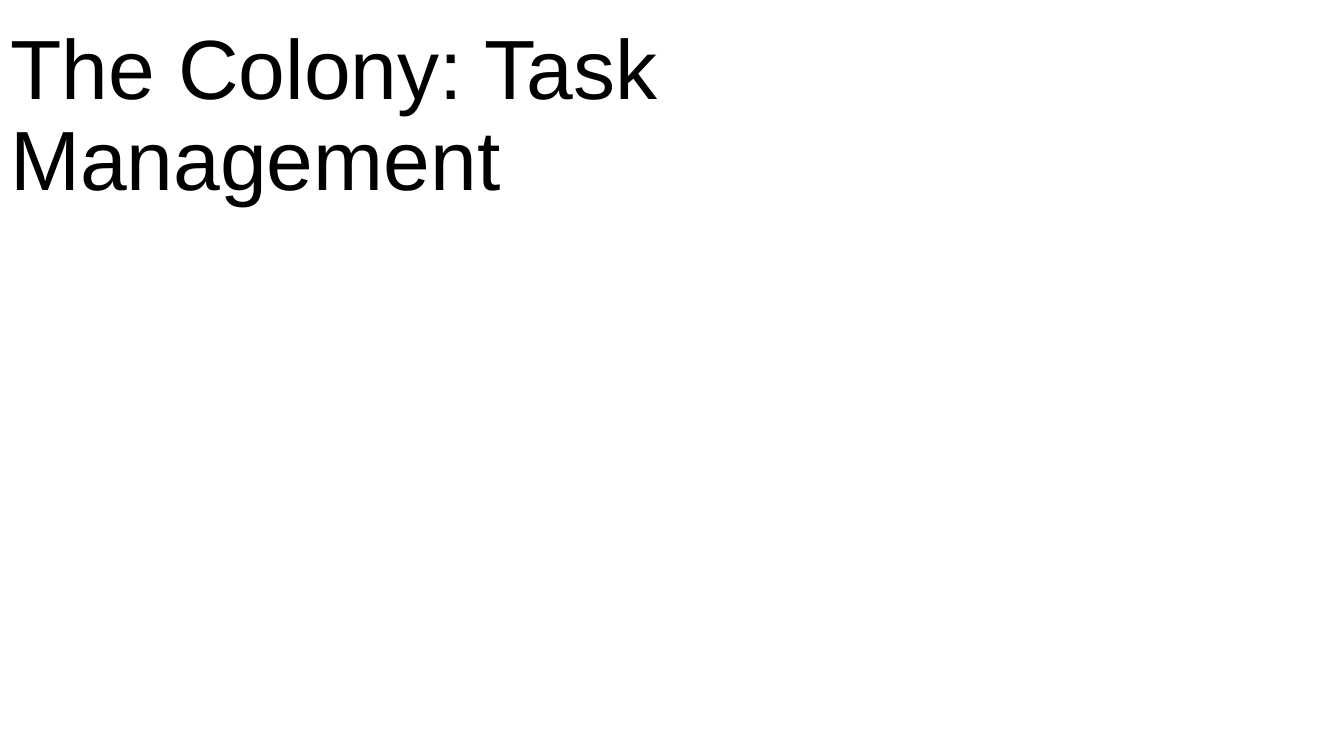
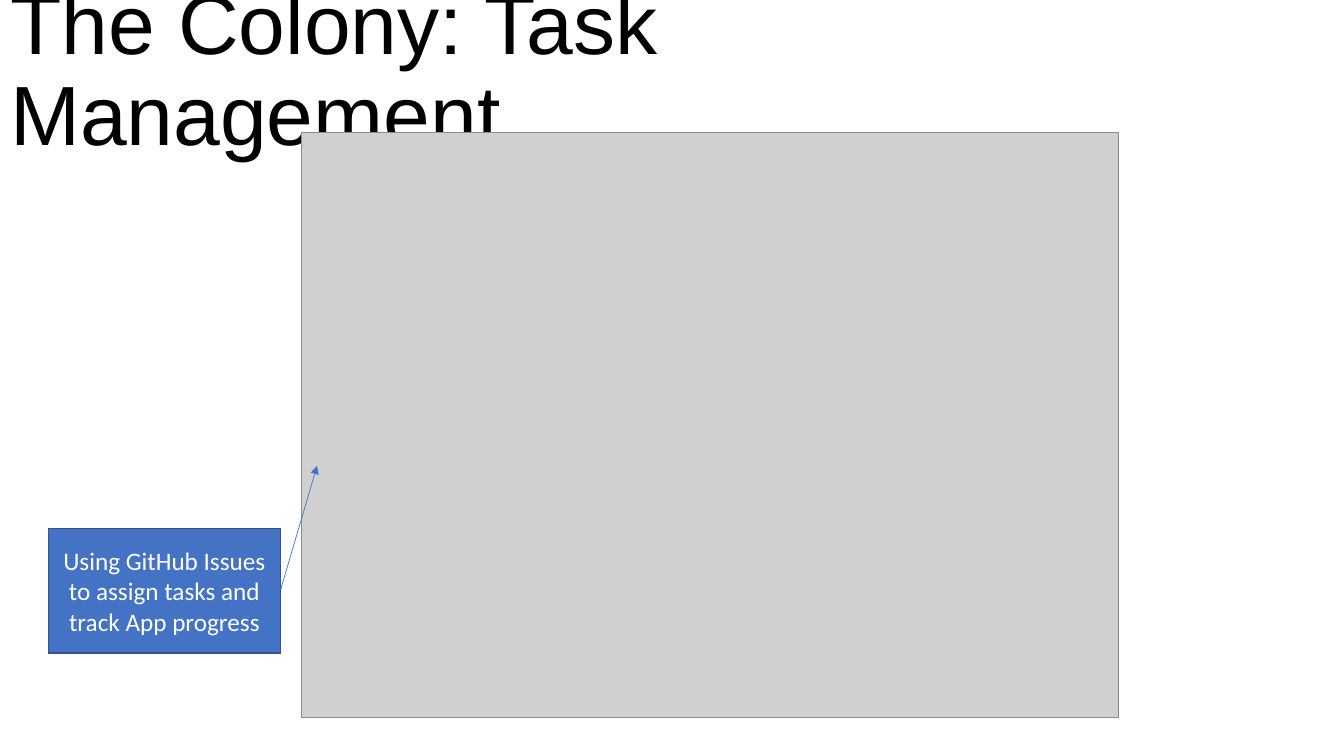
Before and after one commit to tombene/monsters, a slide deck: slide 5 of Monster.pptx. Drawn at 1344x756 pixels with LibreOffice and Linux fonts; fonts in the diff are those of the drawing; grey boxes stand for pictures; background and template pictures are left out. Boxes give left, top, right and bottom in pixels: in the first picture for what was removed or moved away, otherwise in the second. Text is boxed around its words. In the diff, an @@ line names an element or a change of style, - is before the commit and + after.

```diff
--- a/Monster.pptx
+++ b/Monster.pptx
@@ title "The Colony: Task Management" rewrapped from (10, 38, 658, 205) to (10, 0, 658, 161) @@
@@ picture added at (301, 132, 1118, 717) @@
@@ arrow added from (280, 591) to (318, 466), #4472C4 0.5 pt @@
@@ rectangle added at (48, 528, 280, 653), fill #4472C4, outline #325491 1 pt, 18 pt, text #FFFFFF @@
+Using GitHub Issues to assign tasks and track App progress
```
Also in this commit, not shown: 3 other slides changed, 2 other files.
